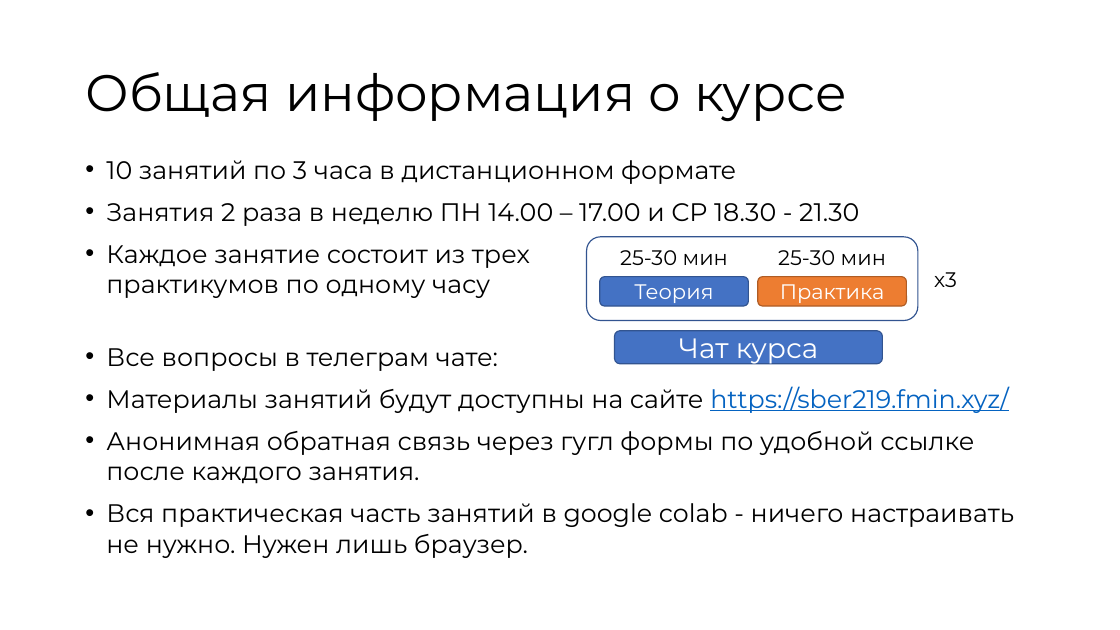
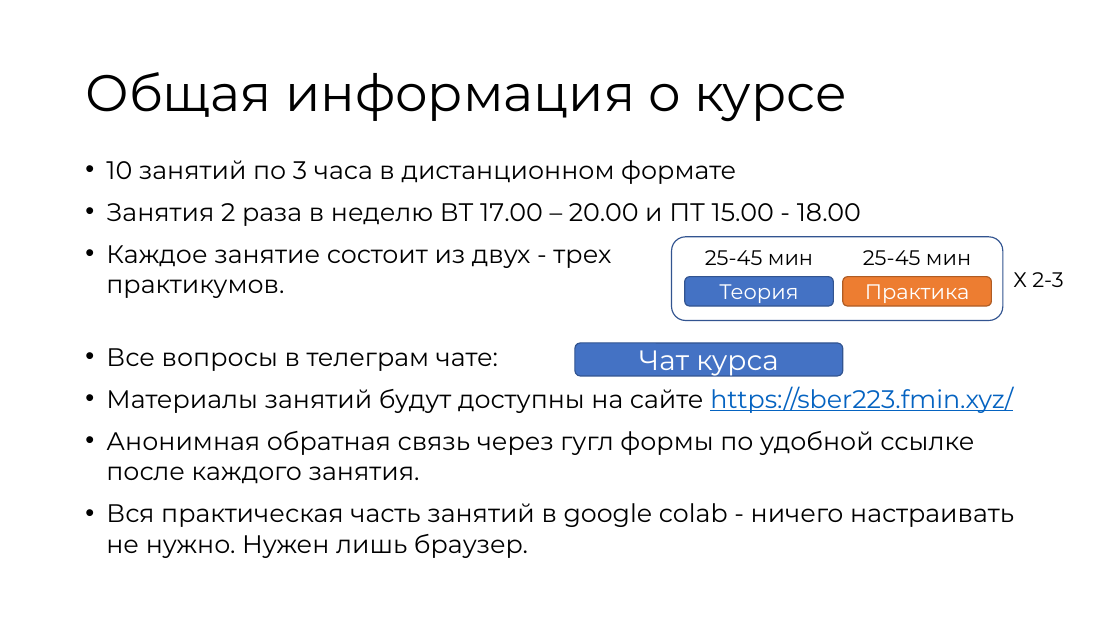
Before and after one commit to MerkulovDaniil/sber223, a slide deck: slide 3 of presentations/intro.pptx. Drawn at 1120x630 pixels with LibreOffice and Linux fonts; fonts in the diff are those of the drawing. Boxes give left, top, right and bottom in pixels: in the first picture for what was removed or moved away, otherwise in the second. Text is boxed around its words. In the diff, an @@ line names an element or a change of style, - is before the commit and + after.

```diff
--- a/presentations/intro.pptx
+++ b/presentations/intro.pptx
@@ text at (106, 203, 861, 298): text changed @@
-• Занятия 2 раза в неделю ПН 14.00 – 17.00 и СР 18.30 - 21.30
-• Каждое занятие состоит из трех
-  практикумов по одному часу
+• Занятия 2 раза в неделю ВТ 17.00 – 20.00 и ПТ 15.00 - 18.00
+• Каждое занятие состоит из двух - трех
+  практикумов.
@@ 5 rounded rectangles: place and size @@
-5 rounded rectangles at (586, 237, 918, 321)
+5 rounded rectangles at (671, 237, 1002, 321)
@@ text in rounded rectangle at (705, 250, 813, 265): text changed @@
-25-30 мин
+25-45 мин
@@ text in rounded rectangle at (863, 250, 971, 265): text changed @@
-25-30 мин
+25-45 мин
@@ text at (1013, 272, 1063, 287): text changed @@
-х3
+Х 2-3
@@ rounded rectangle "Чат курса": place and size @@
-rounded rectangle "Чат курса" at (615, 331, 883, 364)
+rounded rectangle "Чат курса" at (575, 343, 843, 376)
@@ text at (106, 386, 1013, 413): text changed @@
-• Материалы занятий будут доступны на сайте https://sber219.fmin.xyz/
+• Материалы занятий будут доступны на сайте https://sber223.fmin.xyz/
```
Also in this commit, not shown: 3 other slides changed, 2 other files.
